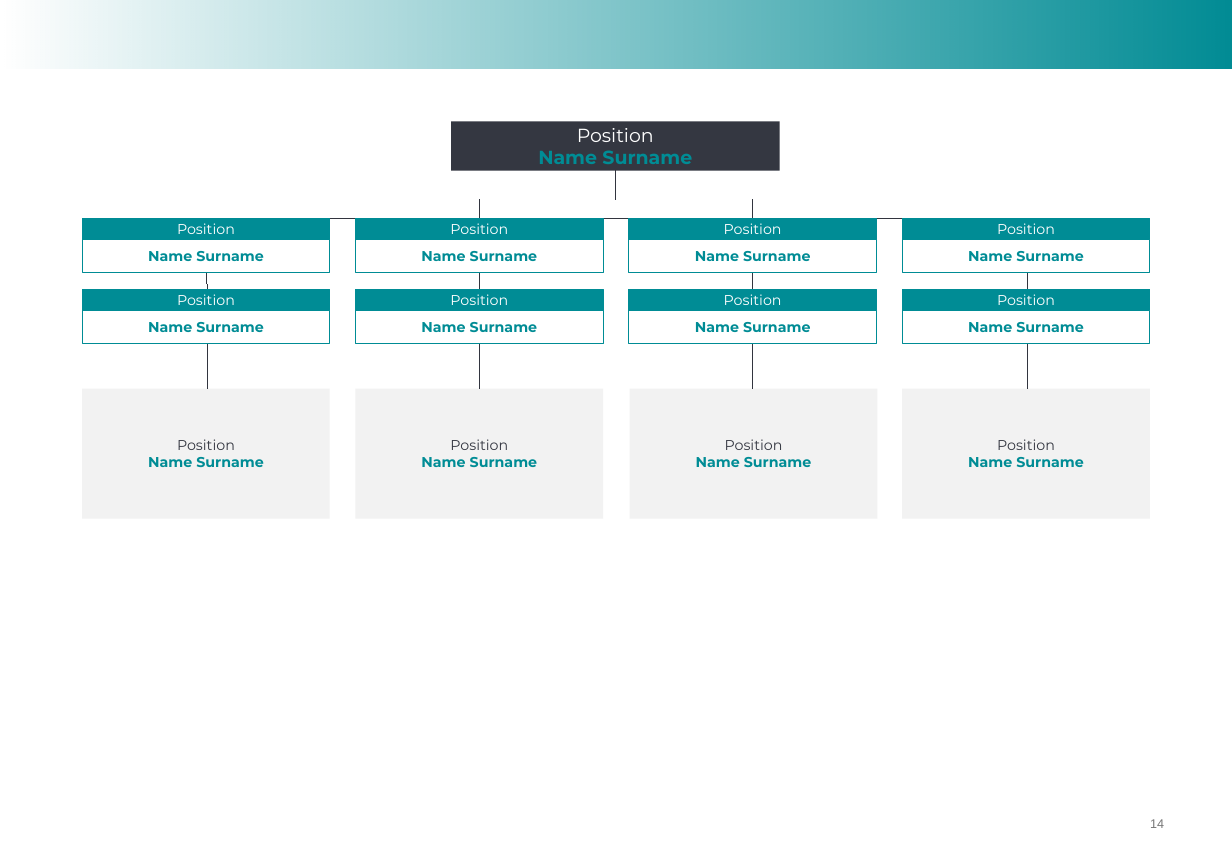
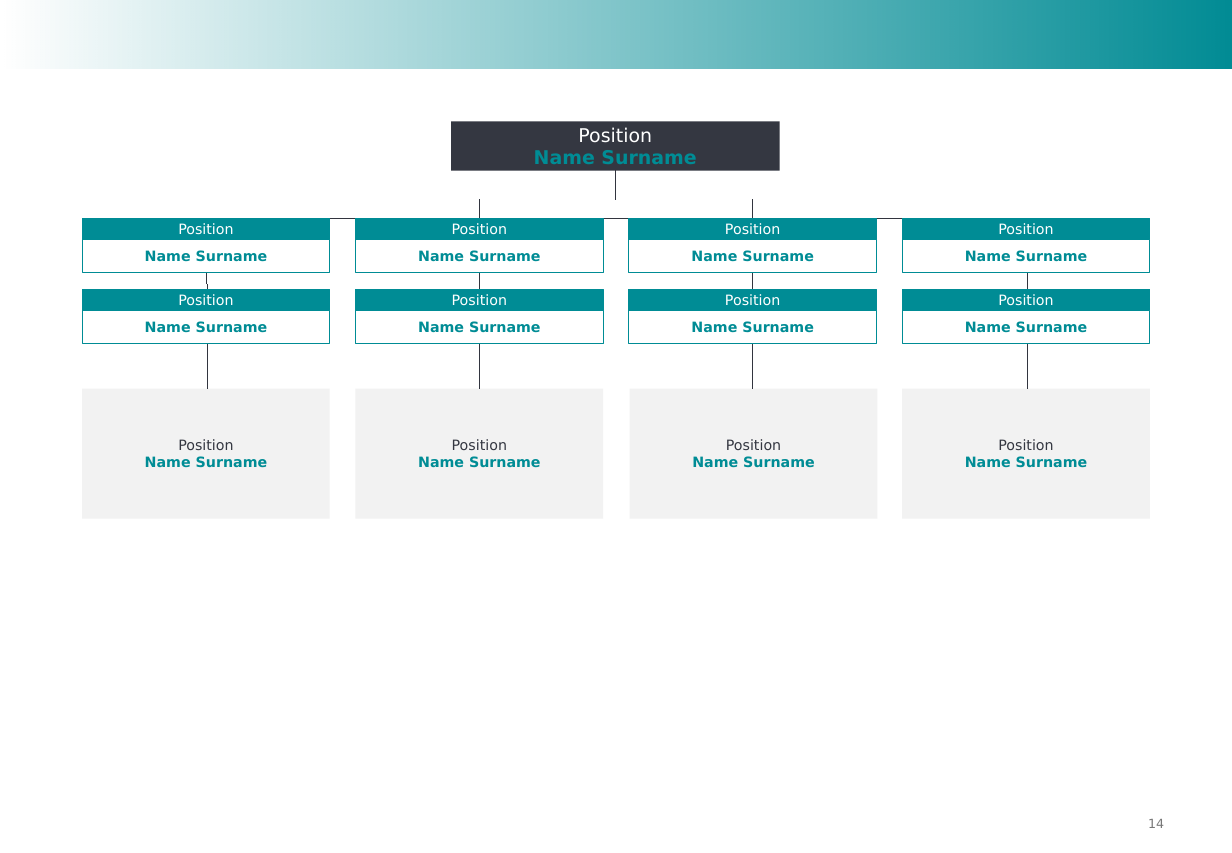
Before and after one commit to strawberry-labs/berry, a slide deck: slide 14 of deploy/skills/aesg-branding/assets/templates/AESG_General_Presentation.pptx. Drawn at 1232x853 pixels with LibreOffice and Linux fonts; fonts in the diff are those of the drawing; background and template pictures are left out. Boxes give left, top, right and bottom in pixels: in the first picture for what was removed or moved away, otherwise in the second. Text is boxed around its words. In the diff, an @@ line names an element or a change of style, - is before the commit and + after.

```diff
--- a/deploy/skills/aesg-branding/assets/templates/AESG_General_Presentation.pptx
+++ b/deploy/skills/aesg-branding/assets/templates/AESG_General_Presentation.pptx
@@ font Montserrat to DejaVu Sans in 21 elements at (x1=452, y1=122, x2=780, y2=171), (x1=82, y1=389, x2=330, y2=519), (x1=356, y1=389, x2=604, y2=519), (x1=630, y1=389, x2=878, y2=519), (x1=902, y1=389, x2=1150, y2=519), (x1=82, y1=289, x2=330, y2=309), (x1=356, y1=289, x2=604, y2=309), (x1=629, y1=289, x2=877, y2=309), (x1=902, y1=289, x2=1150, y2=309), (x1=82, y1=311, x2=330, y2=344), (x1=356, y1=311, x2=604, y2=344), (x1=629, y1=311, x2=877, y2=344), (x1=902, y1=311, x2=1150, y2=344), (x1=82, y1=218, x2=330, y2=239), (x1=356, y1=218, x2=604, y2=239), (x1=629, y1=218, x2=877, y2=239), (x1=902, y1=218, x2=1150, y2=239), (x1=82, y1=240, x2=330, y2=273), (x1=356, y1=240, x2=604, y2=273), (x1=629, y1=240, x2=877, y2=273), (x1=902, y1=240, x2=1150, y2=273) @@
@@ page number at (x1=1148, y1=819, x2=1164, y2=828): font Arial to DejaVu Sans @@
```
Also in this commit, not shown: 4 other slides changed, 4 other files.
